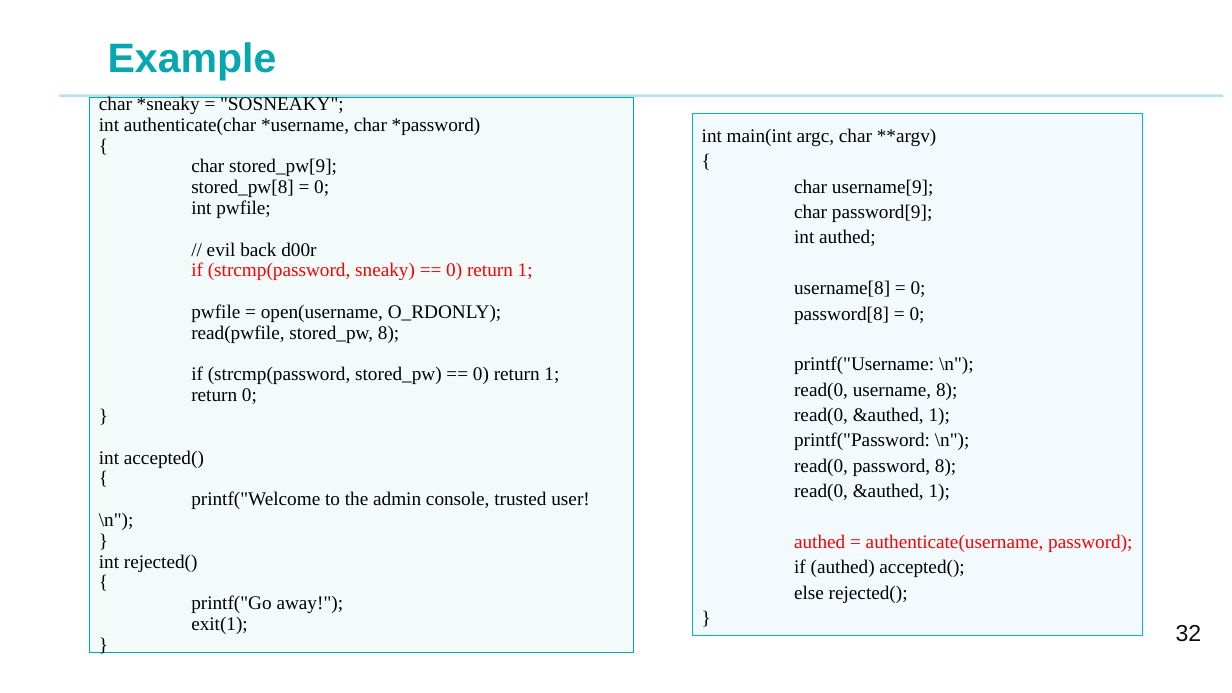
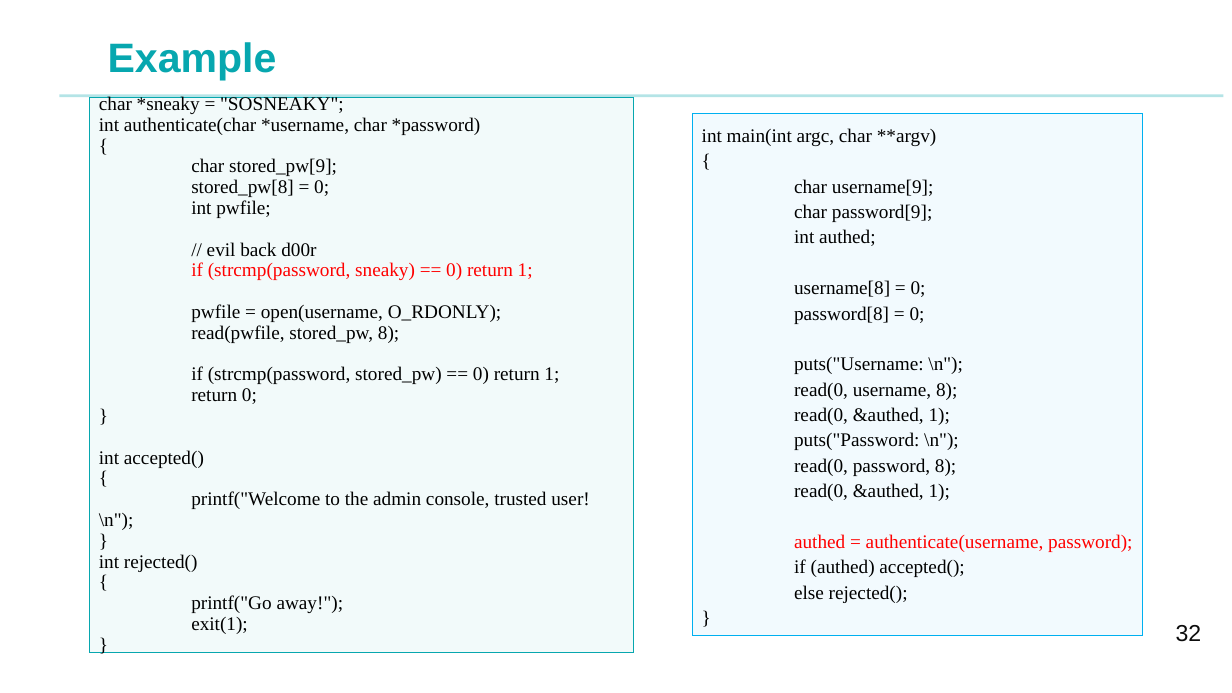
Before and after one commit to fangtian-zhong/fangtian-zhong.github.io, a slide deck: slide 32 of assets/slides/CSCI_591_Malicious_Code_Analysis_10.pptx. Drawn at 1232x693 pixels with LibreOffice and Linux fonts; fonts in the diff are those of the drawing; background and template pictures are left out. Boxes give left, top, right and bottom in pixels: in the first picture for what was removed or moved away, otherwise in the second. Text is boxed around its words. In the diff, an @@ line names an element or a change of style, - is before the commit and + after.

```diff
--- a/assets/slides/CSCI_591_Malicious_Code_Analysis_10.pptx
+++ b/assets/slides/CSCI_591_Malicious_Code_Analysis_10.pptx
@@ text in rectangle at (x1=794, y1=357, x2=963, y2=374): text changed @@
-printf("Username: \n");
+puts("Username: \n");
@@ text in rectangle at (x1=794, y1=432, x2=959, y2=450): text changed @@
-printf("Password: \n");
+puts("Password: \n");
```
Also in this commit, not shown: 4 other files.
